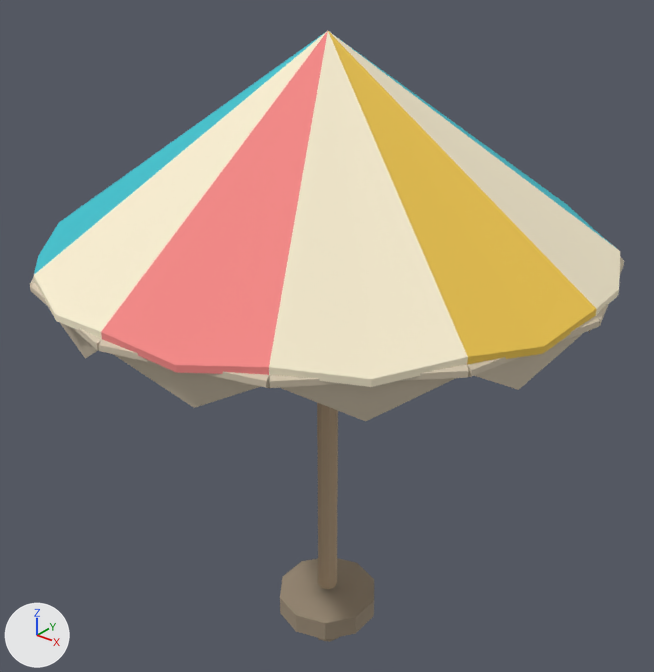
Two versions of the Blender file assets/game-assets/BeachUmbrella.blend, one commit apart.
One viewpoint serves both versions: a 50 mm lens placed at (1.175, -1.471, 1.719), pointed at (-0.029, 0.034, 0.786). The axes (+X, +Y, +Z) are drawn at lower left. The lights are the same throughout. The first picture is the older version.

Names of what the first picture shows: 'BeachUmbrella_Canopy', 'BeachUmbrella_CanopyTrim', 'BeachUmbrella_Pole', 'BeachUmbrella_Stake'.
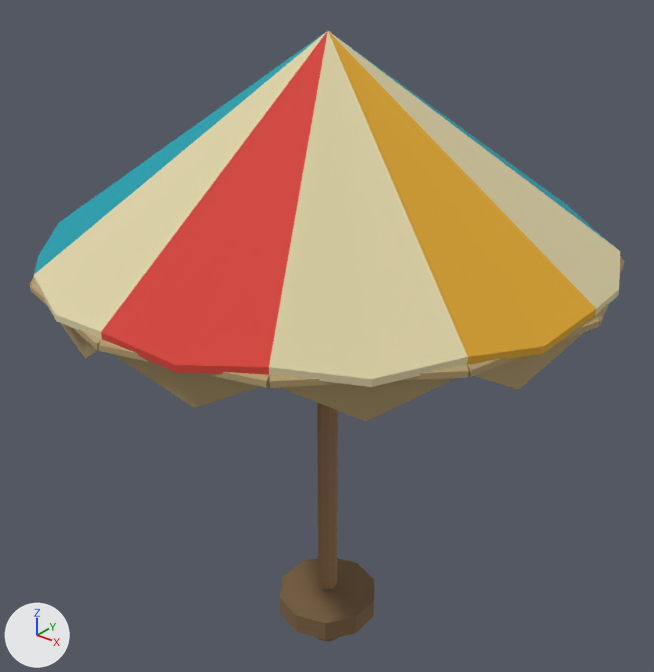
Changed parts and their boxes [x1, y1, x2, y2] in the pictures (654 x 672 px):
'BeachUmbrella_Canopy', recoloured: [34, 31, 620, 387] in both
'BeachUmbrella_CanopyTrim', recoloured: [30, 257, 624, 421] in both
'BeachUmbrella_Stake', recoloured (darker): [280, 558, 374, 642] in both

The change, as a diff of the scene's bpy script:
```diff
--- a/assets/game-assets/BeachUmbrella.blend.py
+++ b/assets/game-assets/BeachUmbrella.blend.py
@@ mat_material_beachumbrella_stake @@
 mat_material_beachumbrella_stake = principled_material('Material.BeachUmbrella.Stake')
-mat_material_beachumbrella_stake.base_color = (0.34, 0.27, 0.19)  # brown #9e8e79
+mat_material_beachumbrella_stake.base_color = (0.2, 0.12, 0.055)  # brown #7c6142
 mat_material_beachumbrella_stake.roughness = 0.92
@@ mat_material_beachumbrella_canopycream @@
 mat_material_beachumbrella_canopycream = principled_material('Material.BeachUmbrella.CanopyCream')
-mat_material_beachumbrella_canopycream.base_color = (0.95, 0.86, 0.64)  # beige #f9efd1
+mat_material_beachumbrella_canopycream.base_color = (0.72, 0.64, 0.38)  # beige #ddd1a6
 mat_material_beachumbrella_canopycream.roughness = 0.92
@@ mat_material_beachumbrella_canopyteal @@
 mat_material_beachumbrella_canopyteal = principled_material('Material.BeachUmbrella.CanopyTeal')
-mat_material_beachumbrella_canopyteal.base_color = (0.04, 0.54, 0.62)  # cyan #38c2ce
+mat_material_beachumbrella_canopyteal.base_color = (0.0, 0.34, 0.42)  # cyan #009ead
 mat_material_beachumbrella_canopyteal.roughness = 0.92
@@ mat_material_beachumbrella_canopycoral @@
 mat_material_beachumbrella_canopycoral = principled_material('Material.BeachUmbrella.CanopyCoral')
-mat_material_beachumbrella_canopycoral.base_color = (0.92, 0.25, 0.24)  # pink #f68986
+mat_material_beachumbrella_canopycoral.base_color = (0.66, 0.055, 0.04)  # red #d44238
 mat_material_beachumbrella_canopycoral.roughness = 0.92
@@ mat_material_beachumbrella_canopyyellow @@
 mat_material_beachumbrella_canopyyellow = principled_material('Material.BeachUmbrella.CanopyYellow')
-mat_material_beachumbrella_canopyyellow.base_color = (0.88, 0.58, 0.08)  # yellow #f1c850
+mat_material_beachumbrella_canopyyellow.base_color = (0.72, 0.38, 0.025)  # orange #dda62c
 mat_material_beachumbrella_canopyyellow.roughness = 0.92
@@ mat_material_beachumbrella_trim @@
 mat_material_beachumbrella_trim = principled_material('Material.BeachUmbrella.Trim')
-mat_material_beachumbrella_trim.base_color = (0.66, 0.57, 0.43)  # beige #d4c7af
+mat_material_beachumbrella_trim.base_color = (0.46, 0.34, 0.16)  # brown #b59e6f
 mat_material_beachumbrella_trim.roughness = 0.92
```
